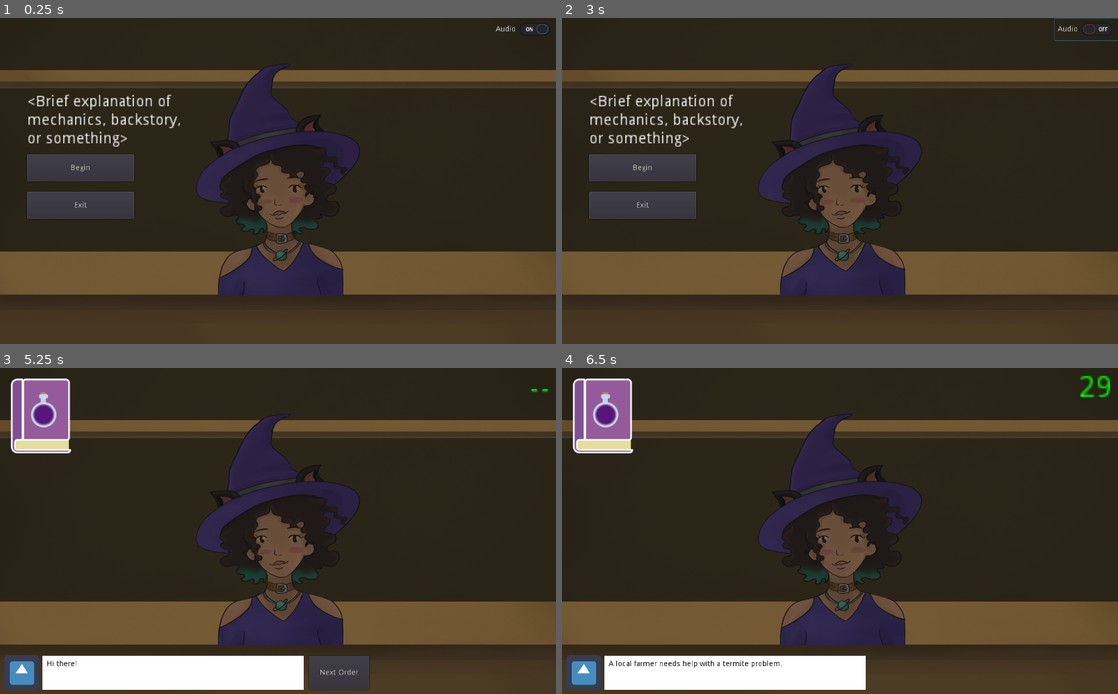
Above: before the commit, frames 1-4 (two rows, left to right).
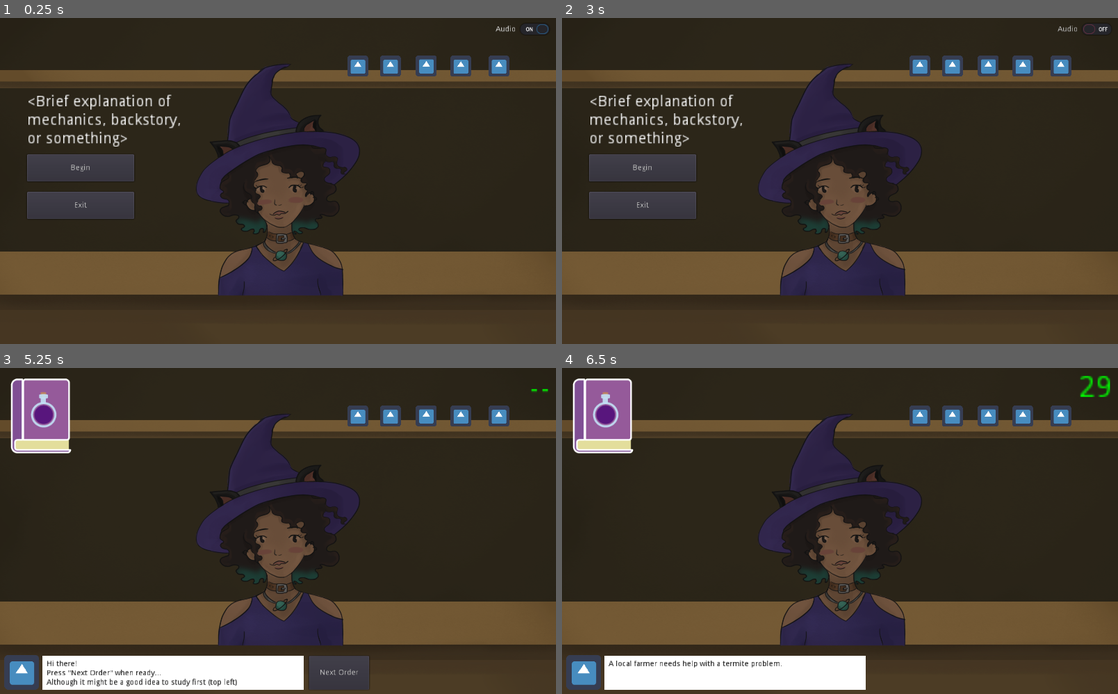
Above: after the commit, the same moments.

Repository: organicpencil/godot-wild-3
Game: Godot game, scene res://start.tscn
Same seed, same stepped clock (60 frames per second), same inputs: the game is played once before the commit and once after it. The engine's default icon, where the game draws it, is replaced by a stand-in: a white triangle on a blue panel in a dark square.
Inputs (mouse positions are in pixels of both pictures, inside the frame that each line leads up to):
- Up to frame 1 (0.25 s): no input
- Up to frame 2 (3 s): click (917, 66) at 0.52 s; click (951, 66) at 1.27 s; click "Audio" at 2 s; click (990, 66) at 2.77 s
- Up to frame 3 (5.25 s): click (461, 416) at 3.52 s; click (500, 416) at 4.27 s; click "Begin" at 5 s
- Up to frame 4 (6.5 s): click "Next Order" at 5.75 s

The runs differ from the first frame. In frame 1, 1.2% of the frame differs, in the area x 62-92%, y 11-18%; in frame 2, 1.2%; in frame 3, 1.7%, in the area x 8-92%, y 11-98%; in frame 4, 1.2%.

Commit message:
Potion mixing

Diff:
--- a/project/global.gd
+++ b/project/global.gd
@@ -1,4 +1,10 @@
 extends Node
+
+enum {ING_DANDELION, ING_FEATHER, ING_MANDRAKE, ING_MUSHROOM, ING_SUNFLOWERSEED}
+
+signal start_game
+signal add_ingredient
+signal remove_ingredient
 
 func _ready():
 	# Deferred rather than autoloaded, prevents music from playing during the initial load
--- /dev/null
+++ b/project/ingredients/dandelion.gd
@@ -0,0 +1,4 @@
+extends "res://ingredients/ingredient.gd"
+
+func _init():
+	ingredient_id = Global.ING_DANDELION
--- /dev/null
+++ b/project/ingredients/dandelion.tscn
@@ -0,0 +1,26 @@
+[gd_scene load_steps=3 format=2]
+
+[ext_resource path="res://icon.png" type="Texture" id=1]
+[ext_resource path="res://ingredients/dandelion.gd" type="Script" id=2]
+
+[node name="Dandelion" type="TextureButton"]
+anchor_left = 0.0
+anchor_top = 0.0
+anchor_right = 0.0
+anchor_bottom = 0.0
+margin_left = 2.0
+margin_right = 42.0
+margin_bottom = 40.0
+rect_pivot_offset = Vector2( 0, 0 )
+rect_clip_content = false
+focus_mode = 2
+mouse_filter = 0
+mouse_default_cursor_shape = 0
+size_flags_horizontal = 1
+size_flags_vertical = 1
+toggle_mode = false
+enabled_focus_mode = 2
+shortcut = null
+group = null
+texture_normal = ExtResource( 1 )
+script = ExtResource( 2 )
--- /dev/null
+++ b/project/ingredients/feather.gd
@@ -0,0 +1,4 @@
+extends "res://ingredients/ingredient.gd"
+
+func _init():
+	ingredient_id = Global.ING_FEATHER
--- /dev/null
+++ b/project/ingredients/feather.tscn
@@ -0,0 +1,26 @@
+[gd_scene load_steps=3 format=2]
+
+[ext_resource path="res://icon.png" type="Texture" id=1]
+[ext_resource path="res://ingredients/feather.gd" type="Script" id=2]
+
+[node name="Feather" type="TextureButton"]
+anchor_left = 0.0
+anchor_top = 0.0
+anchor_right = 0.0
+anchor_bottom = 0.0
+margin_left = 2.0
+margin_right = 42.0
+margin_bottom = 40.0
+rect_pivot_offset = Vector2( 0, 0 )
+rect_clip_content = false
+focus_mode = 2
+mouse_filter = 0
+mouse_default_cursor_shape = 0
+size_flags_horizontal = 1
+size_flags_vertical = 1
+toggle_mode = false
+enabled_focus_mode = 2
+shortcut = null
+group = null
+texture_normal = ExtResource( 1 )
+script = ExtResource( 2 )
--- /dev/null
+++ b/project/ingredients/ingredient.gd
@@ -0,0 +1,15 @@
+extends TextureButton
+
+var ingredient_id
+var active_mode = false
+
+func _ready():
+	assert(ingredient_id != null)
+
+func _pressed():
+	if active_mode:
+		Global.emit_signal("remove_ingredient", ingredient_id)
+		get_parent().remove_child(self)
+		queue_free()
+	else:
+		Global.emit_signal("add_ingredient", ingredient_id)
--- /dev/null
+++ b/project/ingredients/mandrake.gd
@@ -0,0 +1,4 @@
+extends "res://ingredients/ingredient.gd"
+
+func _init():
+	ingredient_id = Global.ING_MANDRAKE
--- /dev/null
+++ b/project/ingredients/mandrake.tscn
@@ -0,0 +1,26 @@
+[gd_scene load_steps=3 format=2]
+
+[ext_resource path="res://icon.png" type="Texture" id=1]
+[ext_resource path="res://ingredients/mandrake.gd" type="Script" id=2]
+
+[node name="Mandrake" type="TextureButton"]
+anchor_left = 0.0
+anchor_top = 0.0
+anchor_right = 0.0
+anchor_bottom = 0.0
+margin_left = 2.0
+margin_right = 42.0
+margin_bottom = 40.0
+rect_pivot_offset = Vector2( 0, 0 )
+rect_clip_content = false
+focus_mode = 2
+mouse_filter = 0
+mouse_default_cursor_shape = 0
+size_flags_horizontal = 1
+size_flags_vertical = 1
+toggle_mode = false
+enabled_focus_mode = 2
+shortcut = null
+group = null
+texture_normal = ExtResource( 1 )
+script = ExtResource( 2 )
--- /dev/null
+++ b/project/ingredients/mushroom.gd
@@ -0,0 +1,4 @@
+extends "res://ingredients/ingredient.gd"
+
+func _init():
+	ingredient_id = Global.ING_MUSHROOM
--- /dev/null
+++ b/project/ingredients/mushroom.tscn
@@ -0,0 +1,26 @@
+[gd_scene load_steps=3 format=2]
+
+[ext_resource path="res://icon.png" type="Texture" id=1]
+[ext_resource path="res://ingredients/mushroom.gd" type="Script" id=2]
+
+[node name="Mushroom" type="TextureButton"]
+anchor_left = 0.0
+anchor_top = 0.0
+anchor_right = 0.0
+anchor_bottom = 0.0
+margin_left = 2.0
+margin_right = 42.0
+margin_bottom = 40.0
+rect_pivot_offset = Vector2( 0, 0 )
+rect_clip_content = false
+focus_mode = 2
+mouse_filter = 0
+mouse_default_cursor_shape = 0
+size_flags_horizontal = 1
+size_flags_vertical = 1
+toggle_mode = false
+enabled_focus_mode = 2
+shortcut = null
+group = null
+texture_normal = ExtResource( 1 )
+script = ExtResource( 2 )
--- /dev/null
+++ b/project/ingredients/sunflower_seed.gd
@@ -0,0 +1,4 @@
+extends "res://ingredients/ingredient.gd"
+
+func _init():
+	ingredient_id = Global.ING_SUNFLOWERSEED
--- /dev/null
+++ b/project/ingredients/sunflower_seed.tscn
@@ -0,0 +1,26 @@
+[gd_scene load_steps=3 format=2]
+
+[ext_resource path="res://icon.png" type="Texture" id=1]
+[ext_resource path="res://ingredients/sunflower_seed.gd" type="Script" id=2]
+
+[node name="SunflowerSeed" type="TextureButton"]
+anchor_left = 0.0
+anchor_top = 0.0
+anchor_right = 0.0
+anchor_bottom = 0.0
+margin_left = 2.0
+margin_right = 42.0
+margin_bottom = 40.0
+rect_pivot_offset = Vector2( 0, 0 )
+rect_clip_content = false
+focus_mode = 2
+mouse_filter = 0
+mouse_default_cursor_shape = 0
+size_flags_horizontal = 1
+size_flags_vertical = 1
+toggle_mode = false
+enabled_focus_mode = 2
+shortcut = null
+group = null
+texture_normal = ExtResource( 1 )
+script = ExtResource( 2 )
--- a/project/menu/escape_menu.tscn
+++ b/project/menu/escape_menu.tscn
@@ -12,7 +12,7 @@
 anchor_bottom = 1.0
 rect_pivot_offset = Vector2( 0, 0 )
 rect_clip_content = false
-mouse_filter = 0
+mouse_filter = 2
 mouse_default_cursor_shape = 0
 size_flags_horizontal = 1
 size_flags_vertical = 1
--- a/project/orders.gd
+++ b/project/orders.gd
@@ -12,24 +12,22 @@
 
 for ingredient in order['ingredients']:
     match ingredient:
-        Orders.ING_DANDELION: pass
-        Orders.ING_FEATHER: pass
-        Orders.ING_MANDRAKE: pass
-        Orders.ING_MUSHROOM: pass
-        Orders.ING_SEED: pass
+        Global.ING_DANDELION: pass
+        Global.ING_FEATHER: pass
+        Global.ING_MANDRAKE: pass
+        Global.ING_MUSHROOM: pass
+        Global.ING_SEED: pass
 """
 
 extends Object
-
-enum {ING_DANDELION, ING_FEATHER, ING_MANDRAKE, ING_MUSHROOM, ING_SEED}
 
 var orders = []
 var current_order = 0
 
 func _init():
 	# Call register_order for each possible order.
-	register_order("A local farmer needs help with a termite problem.", [ING_MUSHROOM], "res://faces/farmer.png")
-	register_order("An angry duck violently charges in, demanding something that will help it float.", [ING_DANDELION, ING_SEED]) # Face is optional
+	register_order("A local farmer needs help with a termite problem.", [Global.ING_MUSHROOM])#, "res://faces/farmer.png")
+	register_order("An angry duck violently charges in, demanding something that will help it float.", [Global.ING_DANDELION, Global.ING_SUNFLOWERSEED]) # Face is optional
 
 func register_order(message : String, ingredients : Array, face=null):
 	var order = {}
@@ -49,7 +47,7 @@
 
 	message: Message shown to the player. String.
 
-	ingredients: Array of integers. Possible values are ING_DANDELION, ING_FEATHER, ING_MANDRAKE, ING_MUSHROOM, ING_SEED.
+	ingredients: Array of integers. Possible values are Global.ING_DANDELION, Global.ING_FEATHER, Global.ING_MANDRAKE, Global.ING_MUSHROOM, Global.ING_SEED.
 
 	face: Customer's face texture resource. ImageTexture resource or null
 
--- /dev/null
+++ b/project/shop/message.gd
@@ -0,0 +1,11 @@
+extends Label
+
+func _ready():
+	$AnimationPlayer.connect("animation_finished", self, "handle_animation_finished")
+	$AnimationPlayer.play("fade")
+
+func handle_animation_finished(animation):
+	queue_free()
+
+func _process(delta):
+	rect_position += Vector2(0, 1)
--- /dev/null
+++ b/project/shop/message.tscn
@@ -0,0 +1,52 @@
+[gd_scene load_steps=3 format=2]
+
+[ext_resource path="res://shop/message.gd" type="Script" id=1]
+
+[sub_resource type="Animation" id=1]
+
+resource_name = "fade"
+length = 3.0
+loop = false
+step = 0.1
+tracks/0/type = "value"
+tracks/0/path = NodePath(".:modulate")
+tracks/0/interp = 1
+tracks/0/loop_wrap = true
+tracks/0/imported = false
+tracks/0/enabled = true
+tracks/0/keys = {
+"times": PoolRealArray( 0, 3 ),
+"transitions": PoolRealArray( 1, 1 ),
+"update": 0,
+"values": [ Color( 1, 1, 1, 1 ), Color( 1, 1, 1, 0 ) ]
+}
+
+[node name="Message" type="Label"]
+anchor_left = 0.0
+anchor_top = 0.0
+anchor_right = 0.0
+anchor_bottom = 0.0
+margin_left = 170.0
+margin_top = 230.0
+margin_right = 210.0
+margin_bottom = 244.0
+rect_scale = Vector2( 2, 2 )
+rect_pivot_offset = Vector2( 0, 0 )
+rect_clip_content = false
+mouse_filter = 2
+mouse_default_cursor_shape = 0
+size_flags_horizontal = 1
+size_flags_vertical = 4
+percent_visible = 1.0
+lines_skipped = 0
+max_lines_visible = -1
+script = ExtResource( 1 )
+
+[node name="AnimationPlayer" type="AnimationPlayer" parent="."]
+root_node = NodePath("..")
+autoplay = ""
+playback_process_mode = 1
+playback_default_blend_time = 0.0
+playback_speed = 1.0
+anims/fade = SubResource( 1 )
+blend_times = [  ]
--- a/project/shop/shop.gd
+++ b/project/shop/shop.gd
@@ -1,35 +1,96 @@
-extends Node
+extends Control
 
 var orders
+var current_order = null
 
 func _ready():
 	orders = preload("res://orders.gd").new()
 
+	Global.connect("start_game", self, "handle_start_game")
+
 	$NextOrder.connect("pressed", self, "handle_nextorder_pressed")
+	$BrewButton.connect("pressed", self, "handle_brew_pressed")
 	$BookButton.connect("pressed", self, "handle_bookbutton_pressed")
 	$Timer.connect("timeout", self, "handle_timeout")
+
+	set_process_input(false)
 
 func _input(event):
 	if event.is_action_pressed("escape"):
 		$EscapeMenu.visible = !$EscapeMenu.visible
+
+func handle_start_game():
+	show()
+	set_process_input(true)
+	Global.connect("add_ingredient", self, "handle_add_ingredient")
+	Global.connect("remove_ingredient", self, "handle_remove_ingredient")
+
+func handle_add_ingredient(ingredient_id):
+	# Active order required before you can start mixing
+	if !current_order:
+		return
+
+	# Make sure we don't already have this ingredient in the cauldron
+	for child in $ActiveIngredients.get_children():
+		if child.ingredient_id == ingredient_id:
+			return
+
+	var node
+	match ingredient_id:
+		Global.ING_DANDELION: node = preload("res://ingredients/dandelion.tscn").instance()
+		Global.ING_FEATHER: node = preload("res://ingredients/feather.tscn").instance()
+		Global.ING_MANDRAKE: node = preload("res://ingredients/mandrake.tscn").instance()
+		Global.ING_MUSHROOM: node = preload("res://ingredients/mushroom.tscn").instance()
+		Global.ING_SUNFLOWERSEED: node = preload("res://ingredients/sunflower_seed.tscn").instance()
+
+	node.active_mode = true
+	$ActiveIngredients.add_child(node)
+	$BrewButton.show()
+
+func handle_remove_ingredient(ingredient_id):
+	if $ActiveIngredients.get_child_count() == 0:
+		$BrewButton.hide()
 
 func handle_nextorder_pressed():
 	assert($Timer.is_stopped())
 
 	$NextOrder.hide()
 
-	var order = orders.get_next_order()
+	current_order = orders.get_next_order()
 
-	if !order:
+	if !current_order:
 		# Went through all orders. End the game or something
 		$ColorRect/Label.text = "Closing time!"
 		return
 
 	# Process the order
-	$ColorRect/Label.text = order['message']
+	$ColorRect/Label.text = current_order['message']
 
 	$Timer.wait_time = 30.0
 	$Timer.start()
+
+func handle_brew_pressed():
+	var score = 0
+	for node in $ActiveIngredients.get_children():
+		if node.ingredient_id in current_order['ingredients']:
+			score += 1
+		else:
+			score -= 1
+
+		node.queue_free()
+
+	$BrewButton.hide()
+
+	if score == current_order['ingredients'].size():
+		# Good potion
+		$Timer.stop()
+		$NextOrder.show()
+		$ColorRect/Label.text = 'Good job! Hit "Next Order" when you\'re ready for another.'
+	else:
+		# Bad potion
+		var message = preload("res://shop/message.tscn").instance()
+		message.text = "The duck is not pleased. Try again."
+		add_child(message)
 
 func handle_bookbutton_pressed():
 	$Book.toggle()
--- a/project/shop/shop.tscn
+++ b/project/shop/shop.tscn
@@ -6,6 +6,7 @@
 [ext_resource path="res://shop/book.tscn" type="PackedScene" id=4]
 [ext_resource path="res://icon.png" type="Texture" id=5]
 [ext_resource path="res://menu/escape_menu.tscn" type="PackedScene" id=6]
+[ext_resource path="res://menu/escape_menu.gd" type="Script" id=7]
 
 [node name="Shop" type="Control"]
 anchor_left = 0.0
@@ -14,7 +15,7 @@
 anchor_bottom = 1.0
 rect_pivot_offset = Vector2( 0, 0 )
 rect_clip_content = false
-mouse_filter = 0
+mouse_filter = 2
 mouse_default_cursor_shape = 0
 size_flags_horizontal = 1
 size_flags_vertical = 1
@@ -47,6 +48,31 @@
 shortcut = null
 group = null
 text = "Next Order"
+flat = false
+align = 1
+
+[node name="BrewButton" type="Button" parent="."]
+visible = false
+anchor_left = 0.0
+anchor_top = 1.0
+anchor_right = 0.0
+anchor_bottom = 1.0
+margin_left = 900.0
+margin_top = -72.0
+margin_right = 1013.0
+margin_bottom = -10.0
+rect_pivot_offset = Vector2( 0, 0 )
+rect_clip_content = false
+focus_mode = 2
+mouse_filter = 0
+mouse_default_cursor_shape = 0
+size_flags_horizontal = 1
+size_flags_vertical = 1
+toggle_mode = false
+enabled_focus_mode = 2
+shortcut = null
+group = null
+text = "Brew!"
 flat = false
 align = 1
 
@@ -134,7 +160,9 @@
 size_flags_horizontal = 1
 size_flags_vertical = 4
 custom_colors/font_color = Color( 0, 0, 0, 1 )
-text = "Hi there!"
+text = "Hi there!
+Press \"Next Order\" when ready...
+Although it might be a good idea to study first (top left)"
 autowrap = true
 percent_visible = 1.0
 lines_skipped = 0
@@ -163,5 +191,33 @@
 lines_skipped = 0
 max_lines_visible = -1
 
-[node name="EscapeMenu" parent="." instance=ExtResource( 6 )]
+[node name="EscapeMenu" type="Control" parent="." instance=ExtResource( 6 )]
 visible = false
+anchor_left = 0.0
+anchor_top = 0.0
+anchor_right = 1.0
+anchor_bottom = 1.0
+rect_pivot_offset = Vector2( 0, 0 )
+rect_clip_content = false
+mouse_filter = 0
+mouse_default_cursor_shape = 0
+size_flags_horizontal = 1
+size_flags_vertical = 1
+script = ExtResource( 7 )
+
+[node name="ActiveIngredients" type="HBoxContainer" parent="."]
+anchor_left = 0.0
+anchor_top = 1.0
+anchor_right = 0.0
+anchor_bottom = 1.0
+margin_left = 650.0
+margin_top = -190.0
+margin_right = 690.0
+margin_bottom = -150.0
+rect_pivot_offset = Vector2( 0, 0 )
+rect_clip_content = false
+mouse_filter = 1
+mouse_default_cursor_shape = 0
+size_flags_horizontal = 1
+size_flags_vertical = 1
+alignment = 0
--- a/project/start.gd
+++ b/project/start.gd
@@ -1,6 +1,5 @@
 extends Node
 
-const GameScene = preload("res://shop/shop.tscn")
 const Witch = preload("res://shop/witch.tscn")
 
 func _ready():
@@ -9,10 +8,4 @@
 
 func start_game():
 	$Menu.hide()
-
-	# Uncomment to add witch after starting
-	#var witch = Witch.instance()
-	#$Background.add_child(witch)
-
-	var shop = GameScene.instance()
-	add_child(shop)
+	Global.emit_signal("start_game")
--- a/project/start.tscn
+++ b/project/start.tscn
@@ -1,10 +1,16 @@
-[gd_scene load_steps=6 format=2]
+[gd_scene load_steps=12 format=2]
 
 [ext_resource path="res://start.gd" type="Script" id=1]
 [ext_resource path="res://shop/bg.png" type="Texture" id=2]
 [ext_resource path="res://shop/shelves.png" type="Texture" id=3]
-[ext_resource path="res://shop/witch.tscn" type="PackedScene" id=4]
-[ext_resource path="res://menu/audio_button.tscn" type="PackedScene" id=5]
+[ext_resource path="res://ingredients/dandelion.tscn" type="PackedScene" id=4]
+[ext_resource path="res://ingredients/feather.tscn" type="PackedScene" id=5]
+[ext_resource path="res://ingredients/mandrake.tscn" type="PackedScene" id=6]
+[ext_resource path="res://ingredients/mushroom.tscn" type="PackedScene" id=7]
+[ext_resource path="res://ingredients/sunflower_seed.tscn" type="PackedScene" id=8]
+[ext_resource path="res://shop/witch.tscn" type="PackedScene" id=9]
+[ext_resource path="res://menu/audio_button.tscn" type="PackedScene" id=10]
+[ext_resource path="res://shop/shop.tscn" type="PackedScene" id=11]
 
 [node name="Start" type="Control"]
 anchor_left = 0.0
@@ -38,7 +44,49 @@
 [node name="Shelves" type="Sprite" parent="Background"]
 texture = ExtResource( 3 )
 
-[node name="Witch" parent="Background" instance=ExtResource( 4 )]
+[node name="Ingredients" type="Control" parent="Background"]
+anchor_left = 0.0
+anchor_top = 0.0
+anchor_right = 1.0
+anchor_bottom = 1.0
+rect_pivot_offset = Vector2( 0, 0 )
+rect_clip_content = false
+mouse_filter = 2
+mouse_default_cursor_shape = 0
+size_flags_horizontal = 1
+size_flags_vertical = 1
+
+[node name="Dandelion" parent="Background/Ingredients" instance=ExtResource( 4 )]
+margin_left = 213.0
+margin_top = -384.0
+margin_right = 277.0
+margin_bottom = -320.0
+
+[node name="Feather" parent="Background/Ingredients" instance=ExtResource( 5 )]
+margin_left = 313.0
+margin_top = -384.0
+margin_right = 377.0
+margin_bottom = -320.0
+
+[node name="Mandrake" parent="Background/Ingredients" instance=ExtResource( 6 )]
+margin_left = 423.0
+margin_top = -385.0
+margin_right = 487.0
+margin_bottom = -321.0
+
+[node name="Mushroom" parent="Background/Ingredients" instance=ExtResource( 7 )]
+margin_left = 529.0
+margin_top = -384.0
+margin_right = 593.0
+margin_bottom = -320.0
+
+[node name="SunflowerSeed" parent="Background/Ingredients" instance=ExtResource( 8 )]
+margin_left = 646.0
+margin_top = -384.0
+margin_right = 710.0
+margin_bottom = -320.0
+
+[node name="Witch" parent="Background" instance=ExtResource( 9 )]
 
 [node name="Menu" type="Control" parent="."]
 anchor_left = 0.0
@@ -49,7 +97,7 @@
 margin_bottom = 1.0
 rect_pivot_offset = Vector2( 0, 0 )
 rect_clip_content = false
-mouse_filter = 0
+mouse_filter = 2
 mouse_default_cursor_shape = 0
 size_flags_horizontal = 1
 size_flags_vertical = 1
@@ -123,9 +171,11 @@
 flat = false
 align = 1
 
-[node name="AudioButton" parent="Menu" instance=ExtResource( 5 )]
+[node name="AudioButton" parent="Menu" instance=ExtResource( 10 )]
 anchor_left = 1.0
 anchor_right = 1.0
 margin_left = -117.0
 margin_right = 0.0
-start_muted = false
+
+[node name="Shop" parent="." instance=ExtResource( 11 )]
+visible = false
Not shown: 1 places in project/shop/shop.tscn that only renumber resources
